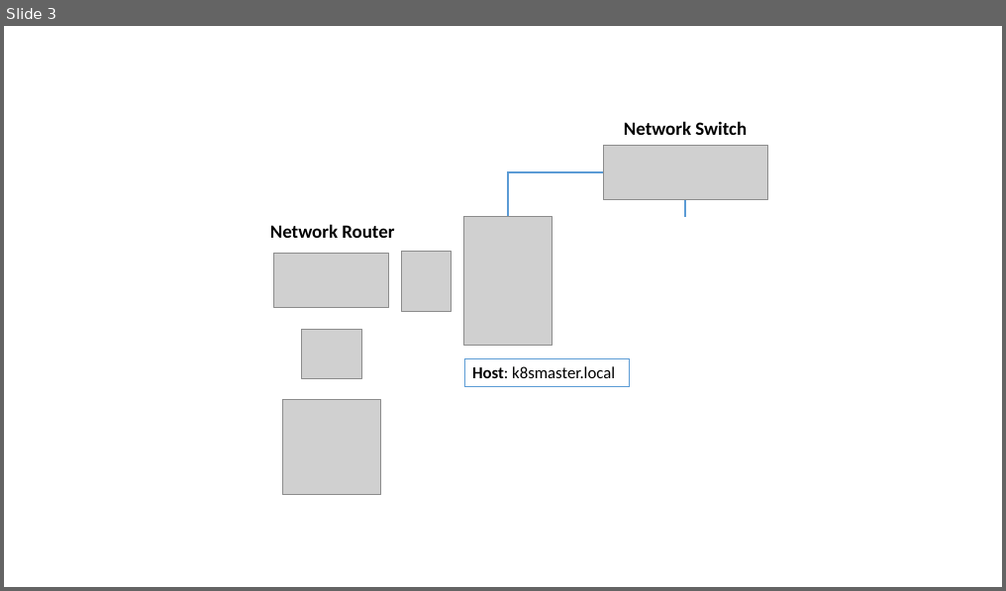
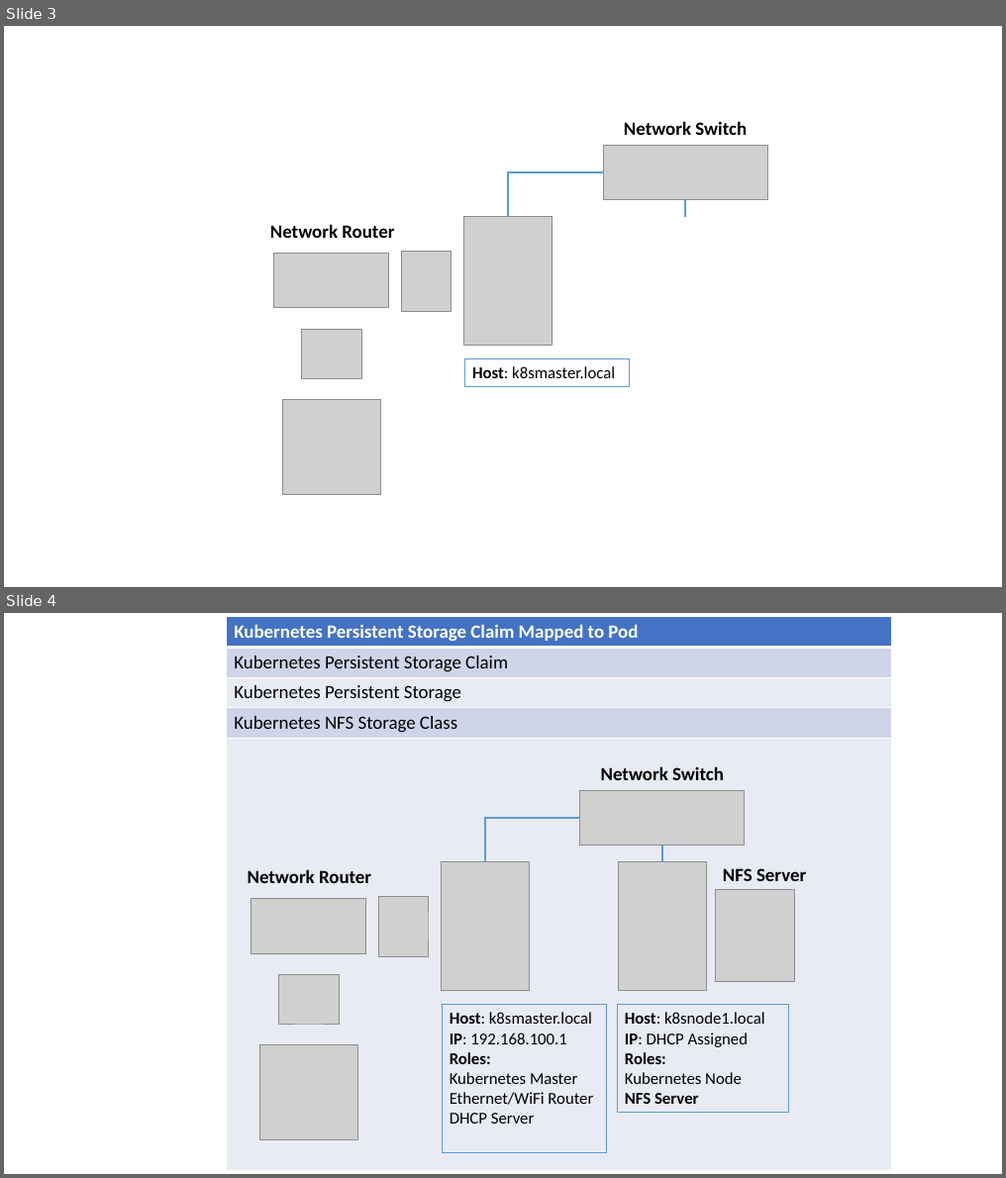
Before and after one commit to gloveboxes/Raspberry-Pi-Kubernetes-Cluster, a slide deck: Resources/network.pptx. Shown one above the other, each under a label of ours: slide 3 before the commit, slides 3 and 4 after it. The pictures are 1006x591 and 1006x1178 pixels, drawn with LibreOffice and Linux fonts; fonts in the diff are those of the drawing; grey boxes stand for pictures. Boxes give left, top, right and bottom in pixels: in the first picture for what was removed or moved away, otherwise in the second. Text is boxed around its words. In the diff, an @@ line names an element or a change of style, - is before the commit and + after.

```diff
--- a/Resources/network.pptx
+++ b/Resources/network.pptx
@@ slide 4 added at (x1=4, y1=613, x2=1002, y2=1174), background #FFFFFF @@
@@ table added at (x1=227, y1=617, x2=892, y2=1170), 5 rows, 1 columns @@
+Kubernetes Persistent Storage Claim Mapped to Pod
+Kubernetes Persistent Storage Claim
+Kubernetes Persistent Storage
+Kubernetes NFS Storage Class
+
@@ picture added at (x1=580, y1=790, x2=745, y2=845) @@
@@ text added at (x1=601, y1=766, x2=724, y2=780), 18 pt, text #000000, bold @@
+Network Switch
@@ elbow line added from (485, 861) to (580, 818), #5B9BD5 1.5 pt @@
@@ line added from (662, 862) to (662, 846), #5B9BD5 1.5 pt @@
@@ text added at (x1=248, y1=869, x2=371, y2=883), 18 pt, text #000000, bold @@
+Network Router
@@ picture added at (x1=442, y1=861, x2=529, y2=990) @@
@@ picture added at (x1=619, y1=862, x2=706, y2=991) @@
@@ text added at (x1=723, y1=868, x2=806, y2=881), 18 pt, text #000000, bold @@
+NFS Server
@@ picture added at (x1=252, y1=899, x2=365, y2=954) @@
@@ picture added at (x1=378, y1=896, x2=428, y2=957) @@
@@ picture added at (x1=716, y1=890, x2=795, y2=982) @@
@@ picture added at (x1=278, y1=974, x2=339, y2=1024) @@
@@ rectangle added at (x1=442, y1=1004, x2=606, y2=1154), outline #5B9BD5 0.75 pt, 16 pt, text #000000 @@
+Host: k8smaster.local
+IP: 192.168.100.1
+Roles:
+Kubernetes Master
+Ethernet/WiFi Router
+DHCP Server
@@ rectangle added at (x1=617, y1=1004, x2=788, y2=1113), outline #5B9BD5 0.75 pt, 16 pt, text #000000 @@
+Host: k8snode1.local
+IP: DHCP Assigned
+Roles:
+Kubernetes Node
+NFS Server
@@ picture added at (x1=259, y1=1046, x2=357, y2=1141) @@
```
Also in this commit, not shown: 2 other files.
